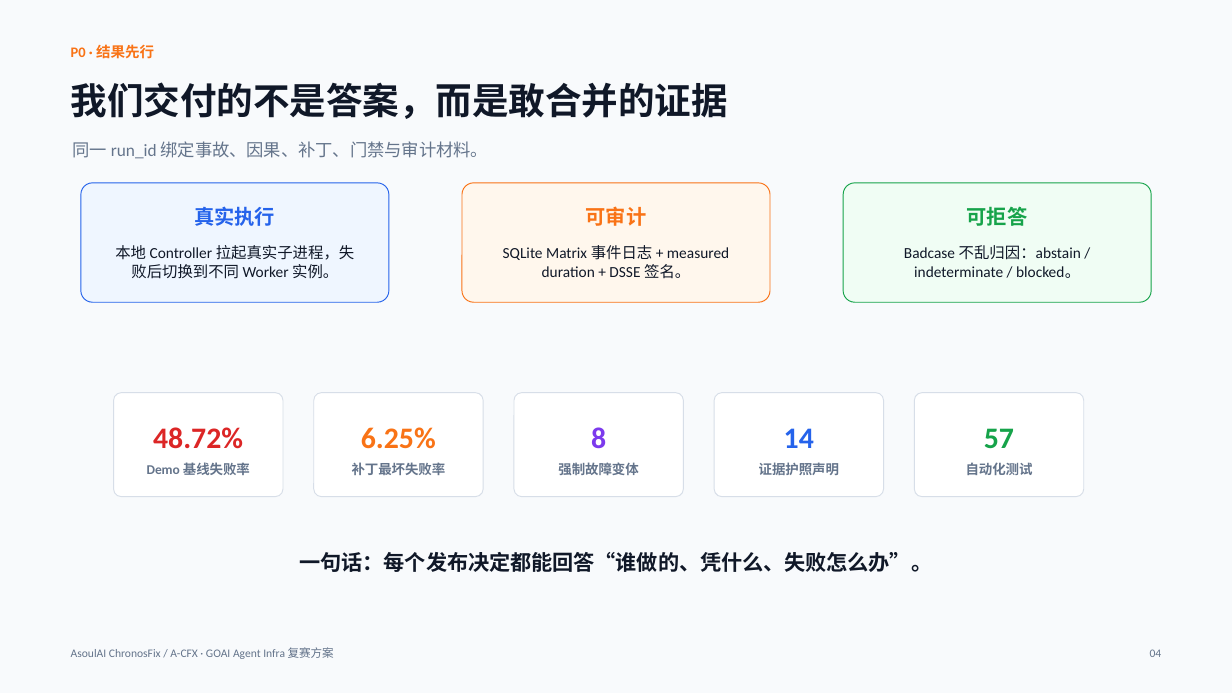
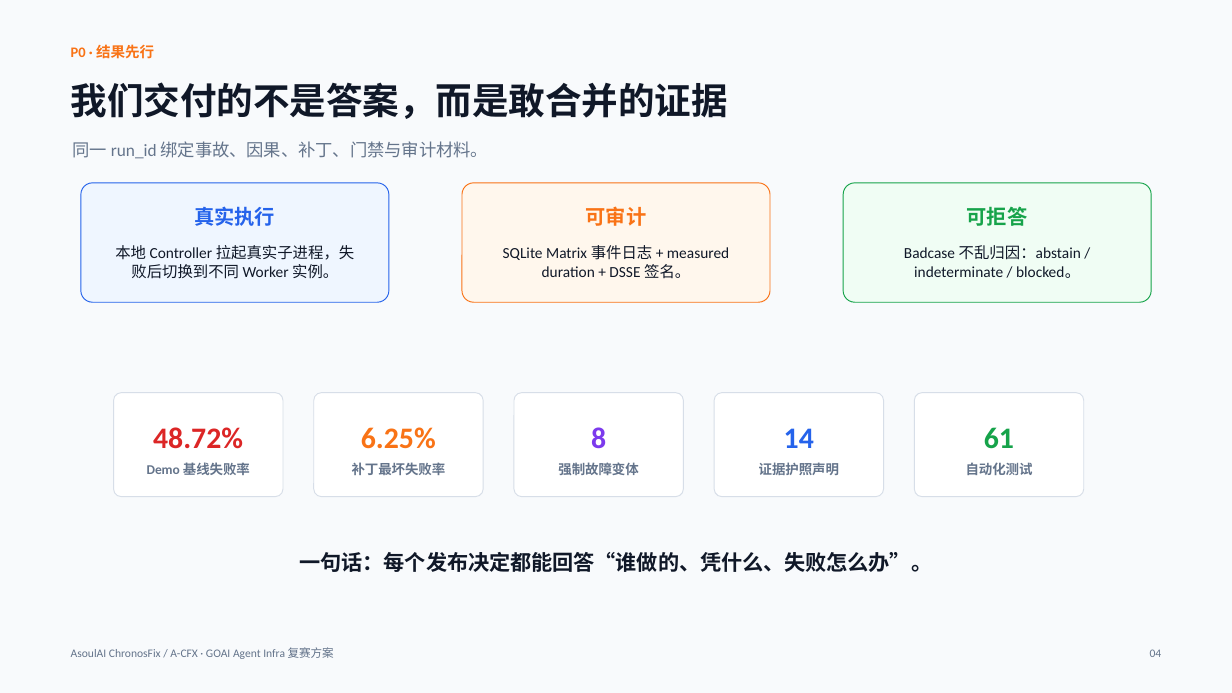
Before and after one commit to ASOUL-Official/asoulai-chronosfix, a slide deck: slide 2 of submission/ChronosFix_90秒答辩版.pptx. Drawn at 1232x693 pixels with LibreOffice and Linux fonts; fonts in the diff are those of the drawing. Boxes give left, top, right and bottom in pixels: in the first picture for what was removed or moved away, otherwise in the second. Text is boxed around its words. In the diff, an @@ line names an element or a change of style, - is before the commit and + after.

```diff
--- a/submission/ChronosFix_90秒答辩版.pptx
+++ b/submission/ChronosFix_90秒答辩版.pptx
@@ text at (984,427,1014,449): text changed @@
-57
+61
```
Also in this commit, not shown: 6 other files.
